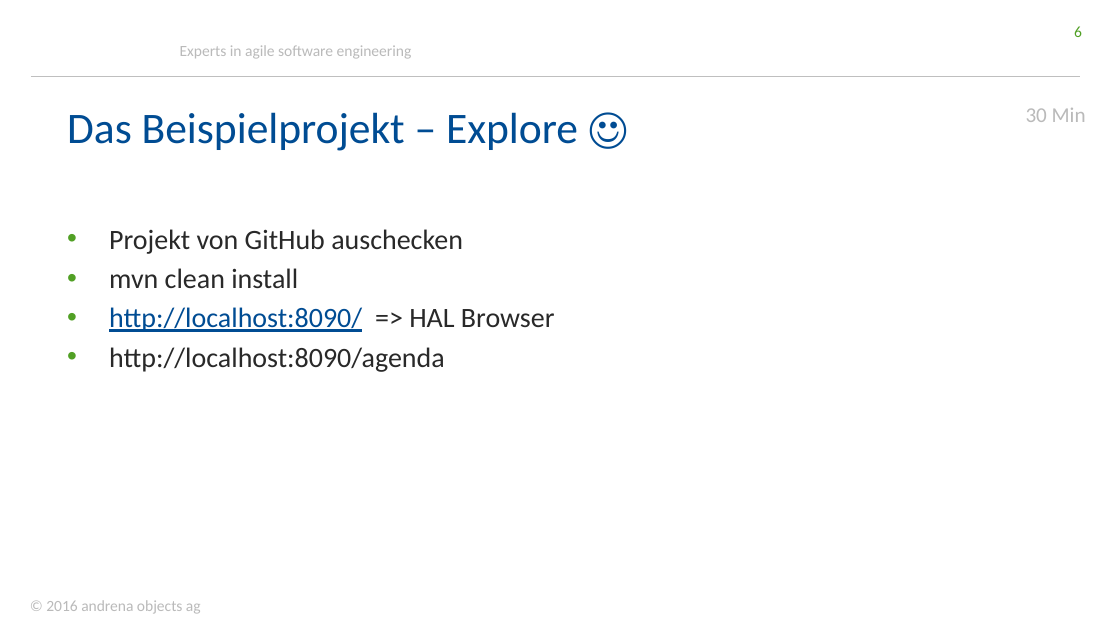
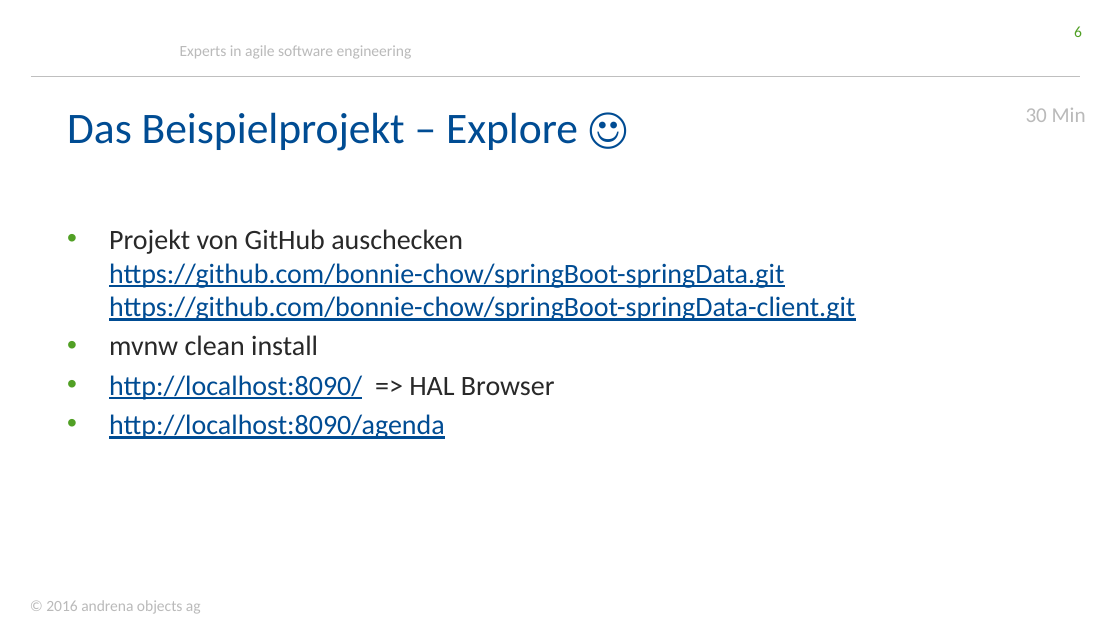
Before and after one commit to stklqt/oop-springboot-springdata-server, a slide deck: slide 6 of slides.pptx. Drawn at 1120x630 pixels with LibreOffice and Linux fonts; fonts in the diff are those of the drawing; background and template pictures are left out. Boxes give left, top, right and bottom in pixels: in the first picture for what was removed or moved away, otherwise in the second. Text is boxed around its words. In the diff, an @@ line names an element or a change of style, - is before the commit and + after.

```diff
--- a/slides.pptx
+++ b/slides.pptx
@@ text at [109,229,855,355]: text changed; text colour #292929 to #004C93 @@
-• Projekt von GitHub auschecken
-• mvn clean install
+• Projekt von GitHub auschecken
+  https://github.com/bonnie-chow/springBoot-springData.git
+  https://github.com/bonnie-chow/springBoot-springData-client.git
+• mvnw clean install
@@ text at [109,414,445,439]: text colour #292929 to #004C93, underline on in "http://localhost:8090/agenda" @@
```
Also in this commit, not shown: 9 other slides changed, 1 slide added.
